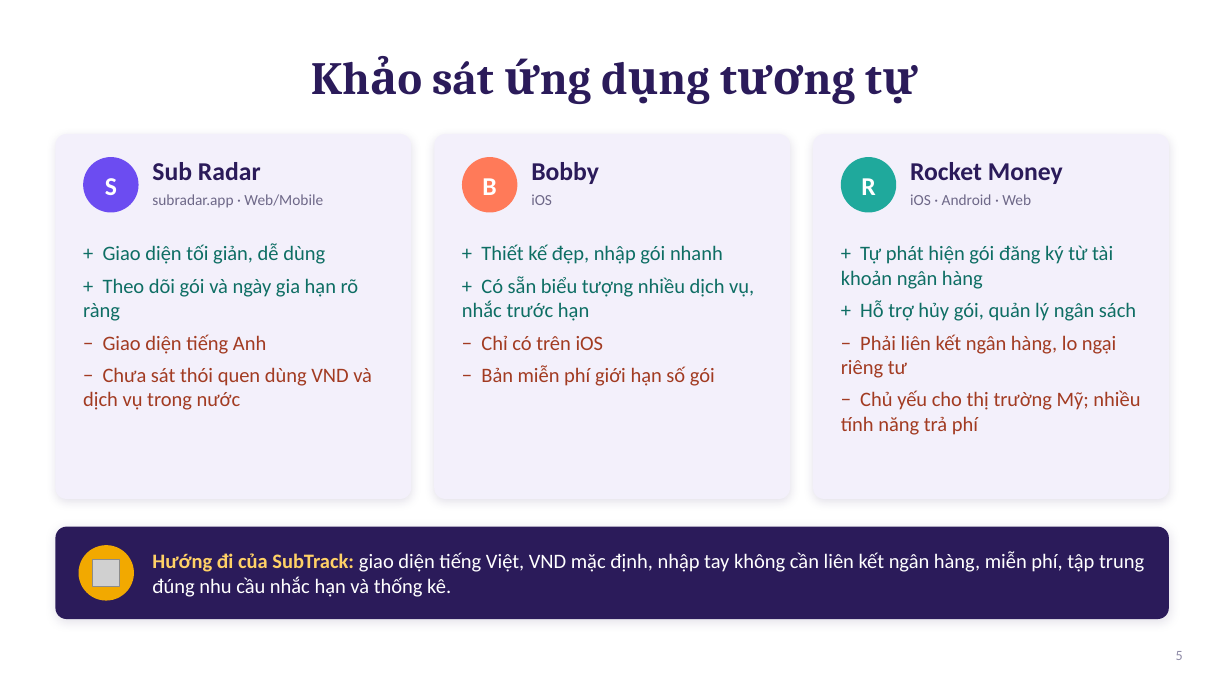
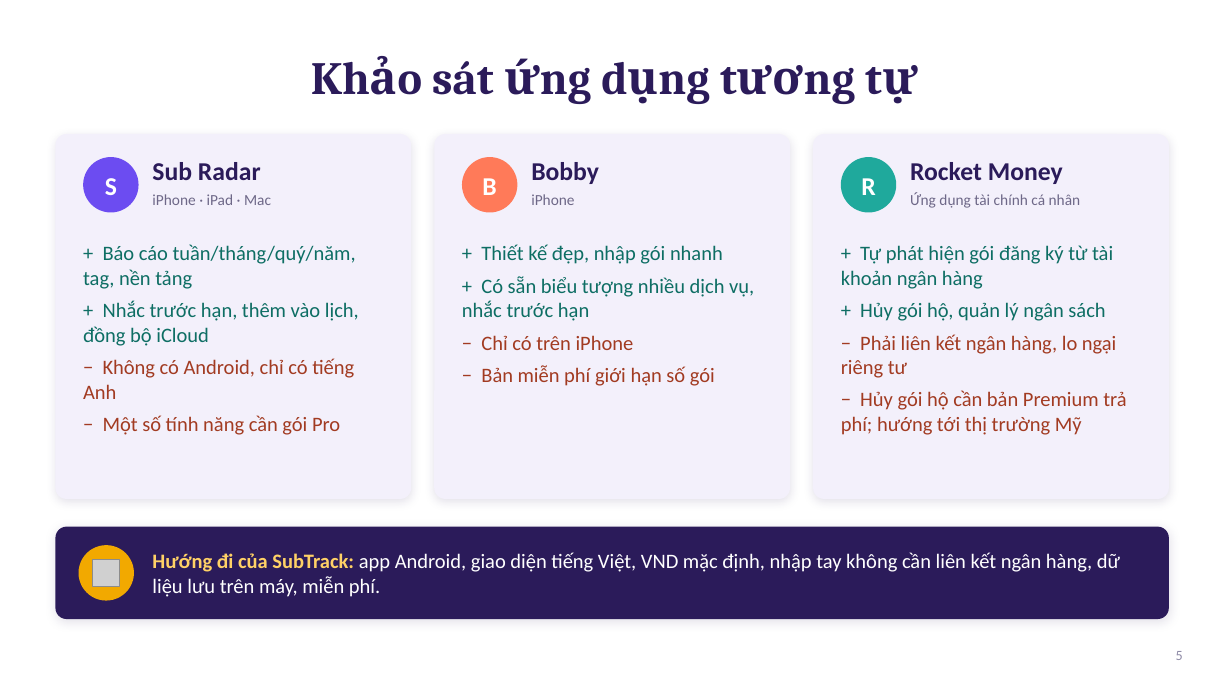
Before and after one commit to nkhhieu123/ltdd, a slide deck: slide 5 of docs/SubTrack_GioiThieuDeTai.pptx. Drawn at 1232x693 pixels with LibreOffice and Linux fonts; fonts in the diff are those of the drawing; grey boxes stand for pictures. Boxes give left, top, right and bottom in pixels: in the first picture for what was removed or moved away, otherwise in the second. Text is boxed around its words. In the diff, an @@ line names an element or a change of style, - is before the commit and + after.

Commit message:
Cập nhật slide và tài liệu Use Case cho khớp với app: Kotlin/Compose/SQLite, Use Case mới, đặc tả đúng luồng, sửa thông tin khảo sát

```diff
--- a/docs/SubTrack_GioiThieuDeTai.pptx
+++ b/docs/SubTrack_GioiThieuDeTai.pptx
@@ text at (152,194,271,205): text changed @@
-subradar.app · Web/Mobile
+iPhone · iPad · Mac
@@ text at (531,194,574,205): text changed @@
-iOS
+iPhone
@@ text at (910,192,1081,208): text changed @@
-iOS · Android · Web
+Ứng dụng tài chính cá nhân
@@ text at (83,244,359,435): text changed; text colour #A23B22 to #0E6E64 @@
-+ Giao diện tối giản, dễ dùng
-+ Theo dõi gói và ngày gia hạn rõ ràng
-− Giao diện tiếng Anh
-− Chưa sát thói quen dùng VND và dịch vụ trong nước
++ Báo cáo tuần/tháng/quý/năm, tag, nền tảng
++ Nhắc trước hạn, thêm vào lịch, đồng bộ iCloud
+− Không có Android, chỉ có tiếng Anh
+− Một số tính năng cần gói Pro
@@ text at (860,302,1105,321): text changed @@
-+ Hỗ trợ hủy gói, quản lý ngân sách
++ Hủy gói hộ, quản lý ngân sách
@@ text at (481,335,634,350): text changed @@
-− Chỉ có trên iOS
+− Chỉ có trên iPhone
@@ text at (841,390,1126,435): text changed @@
-− Chủ yếu cho thị trường Mỹ; nhiều tính năng trả phí
+− Hủy gói hộ cần bản Premium trả phí; hướng tới thị trường Mỹ
@@ text at (152,552,1120,597): text changed @@
-Hướng đi của SubTrack: giao diện tiếng Việt, VND mặc định, nhập tay không cần liên kết ngân hàng, miễn phí, tập trung đúng nhu cầu nhắc hạn và thống kê.
+Hướng đi của SubTrack: app Android, giao diện tiếng Việt, VND mặc định, nhập tay không cần liên kết ngân hàng, dữ liệu lưu trên máy, miễn phí.
```
Also in this commit, not shown: 6 other slides changed, 1 other file.
